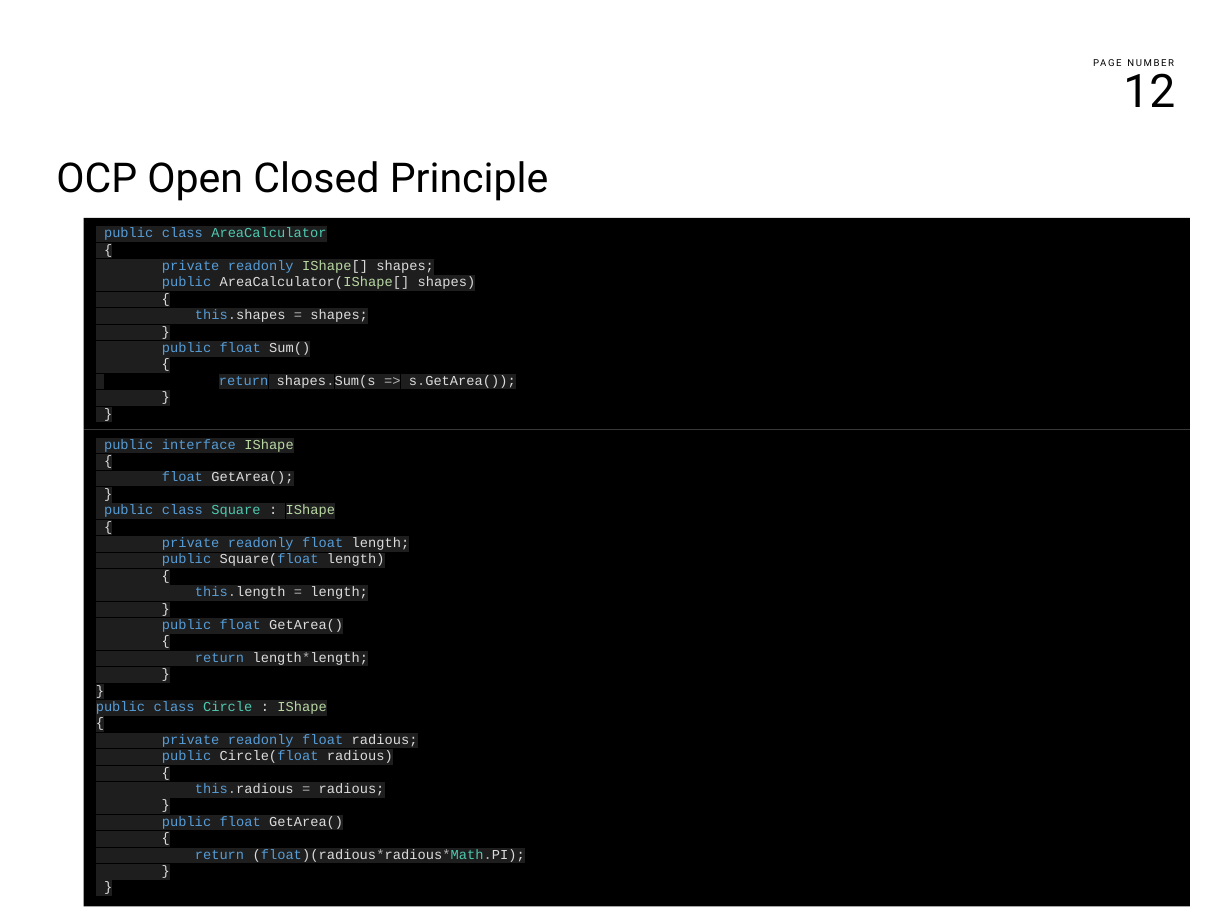
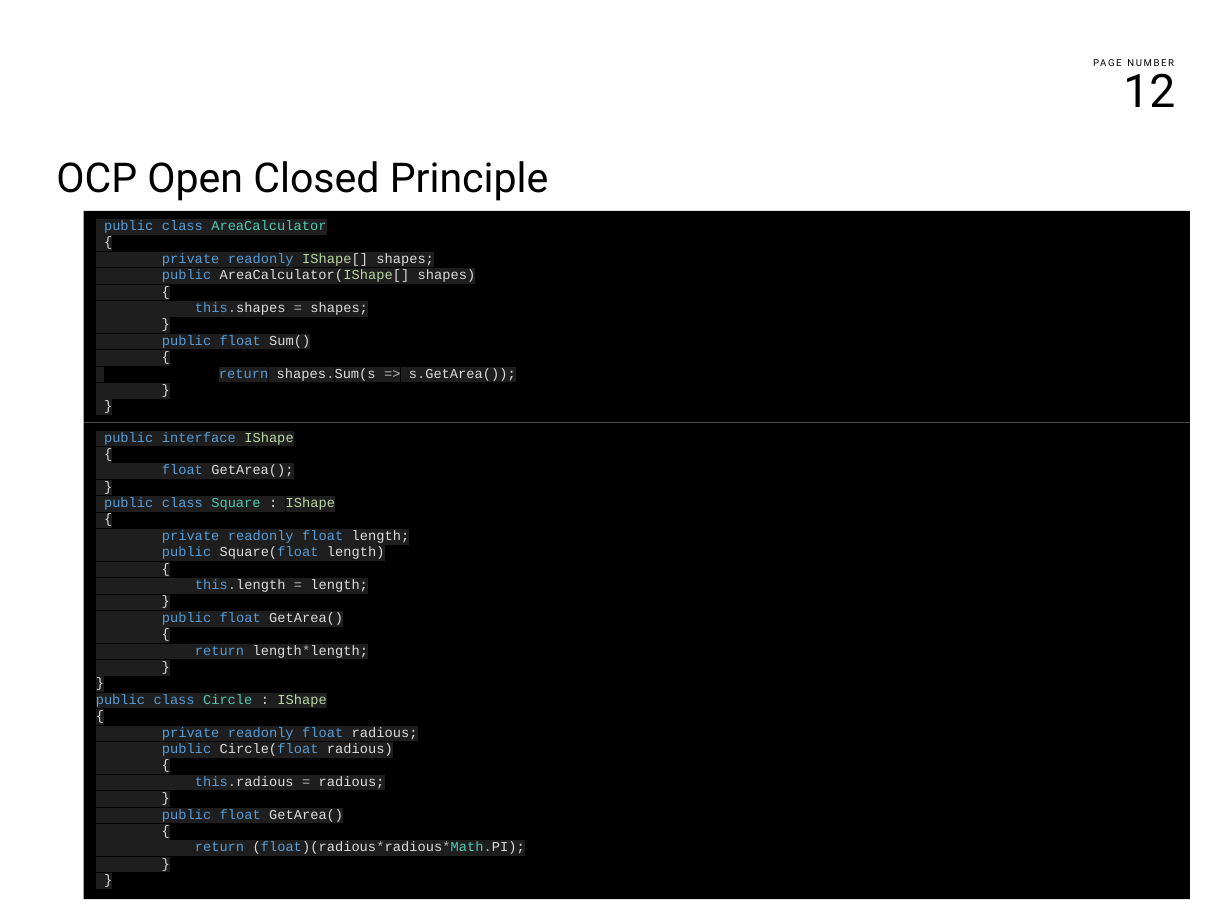
Before and after one commit to franco-melandri/SOLID, a slide deck: slide 12 of docs/solid.pptx. Drawn at 1232x924 pixels with LibreOffice and Linux fonts; fonts in the diff are those of the drawing; background and template pictures are left out. Boxes give left, top, right and bottom in pixels: in the first picture for what was removed or moved away, otherwise in the second. Text is boxed around its words. In the diff, an @@ line names an element or a change of style, - is before the commit and + after.

```diff
--- a/docs/solid.pptx
+++ b/docs/solid.pptx
@@ rectangle "public class AreaCalculator": place and size @@
-rectangle "public class AreaCalculator" at bbox=[84, 218, 1190, 430]
+rectangle "public class AreaCalculator" at bbox=[84, 211, 1190, 423]
@@ rectangle "public interface IShape": place and size @@
-rectangle "public interface IShape" at bbox=[84, 430, 1190, 907]
+rectangle "public interface IShape" at bbox=[84, 423, 1190, 899]
```
Also in this commit, not shown: 6 other slides changed, 4 slides added, 5 other files.
